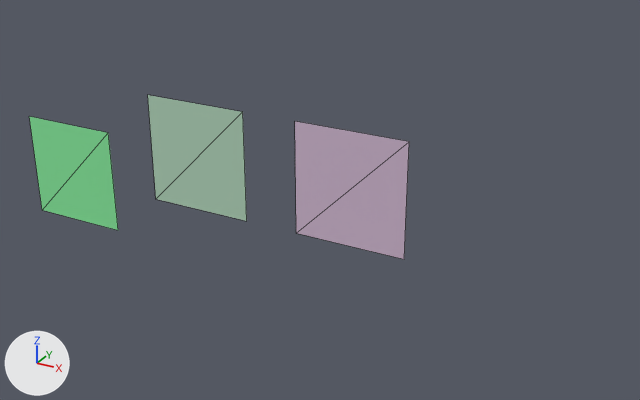
Two versions of the glTF model examples/assets/regression/gltf-node-transform-animation.gltf, one commit apart.
Both versions are drawn from a 50 mm camera at (2.97, -4.69, 2.48) aimed at (0.3, 0.16, 0.06). Arrows for +X, +Y and +Z are at lower left; the lights stay in place. The first picture is the older version. Mesh edges are drawn as thin lines. Where no turn or scale is listed for an object, it has been applied to the vertices.

Objects in the first picture: 'StepRotation', 'StepScale', 'StepTranslation'.
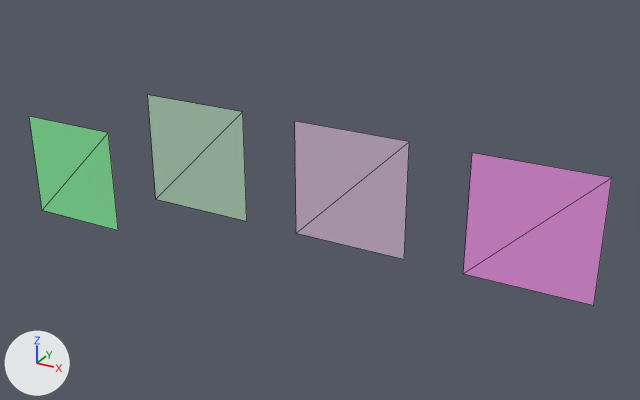
Commit message: A morphed glTF loads under scene node transforms too

Boxes [x1, y1, x2, y2] around the edits, measured in the pictures (640 x 400 px):
```json
{"object": "StepWeights", "change": "added", "after": [463, 153, 612, 305], "on screen": "pink"}
```

Scene script edits in JSON lines:
```json
{"op": "add", "block": "mat_stepweightsmaterial", "code": ["mat_stepweightsmaterial = principled_material('StepWeightsMaterial')", "mat_stepweightsmaterial.base_color = (0.85, 0.31, 0.8)  # pink #ed97e7", "mat_stepweightsmaterial.roughness = 0.6"]}
{"op": "add", "block": "me_stepweights", "code": ["me_stepweights = bpy.data.meshes.new('StepWeights')", "me_stepweights.from_pydata([(-0.4, 0.0, -0.4), (0.4, 0.0, -0.4), (0.4, 0.0, 0.4), (-0.4, 0.0, 0.4)], [], [(0, 1, 2), (0, 2, 3)])", "me_stepweights.materials.append(mat_stepweightsmaterial)  # pink #ed97e7"]}
{"op": "add", "block": "ob_stepweights", "code": ["ob_stepweights = bpy.data.objects.new('StepWeights', me_stepweights)", "ob_stepweights.location = (1.8, 0.0, 0.25)"]}
```
